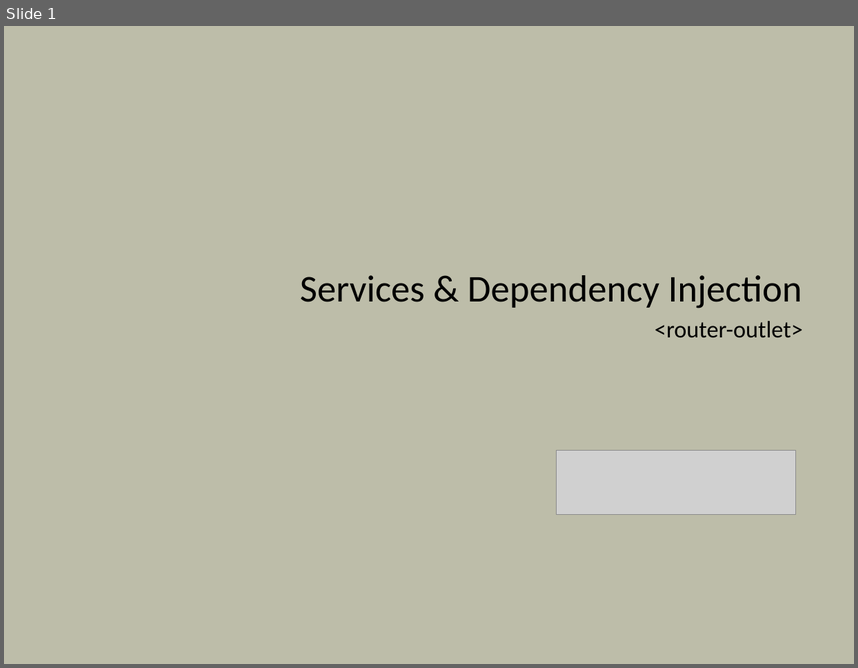
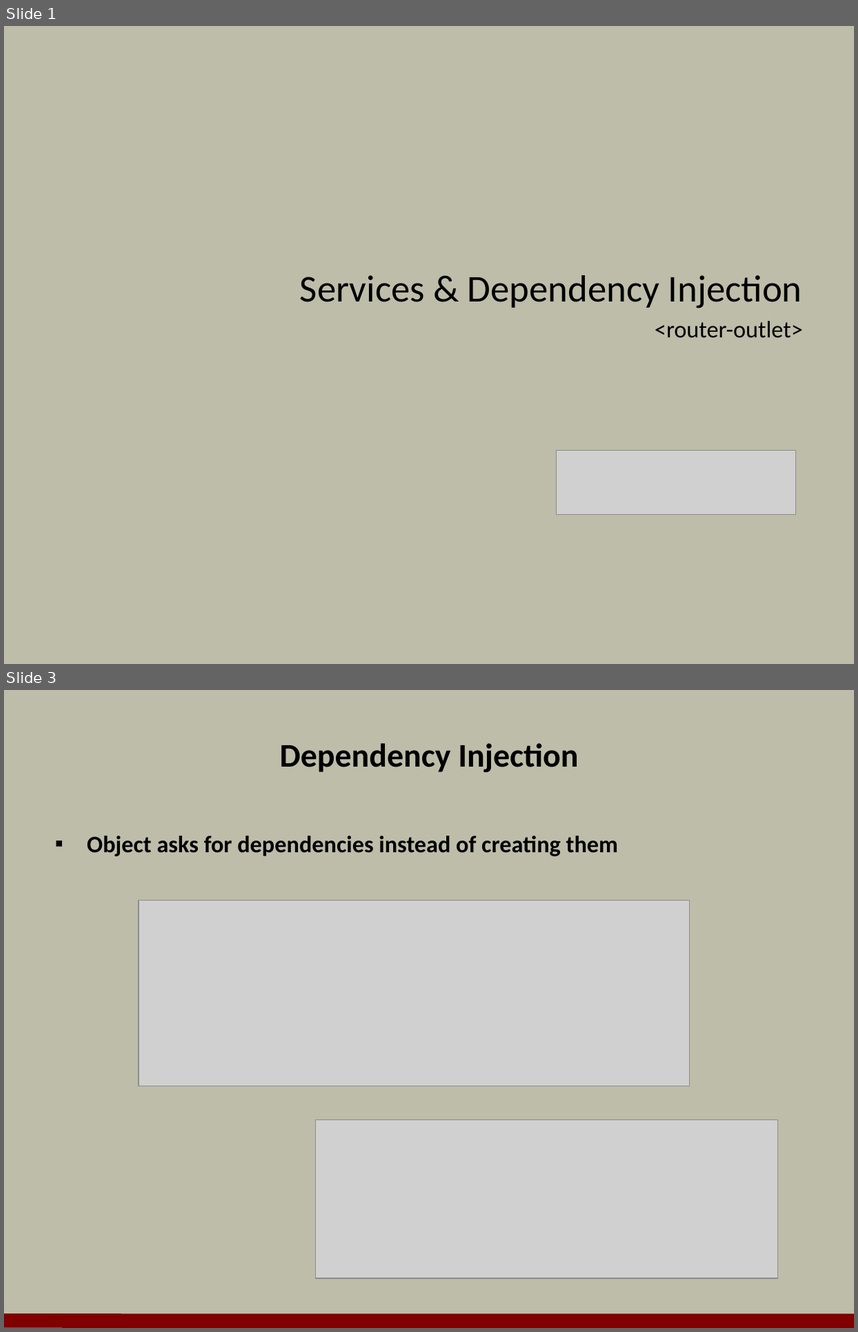
Before and after one commit to OdeToCode/classes, a slide deck: angular2/slides/04_Services_DI.pptx. Shown one above the other, each under a label of ours: slide 1 before the commit, slides 1 and 3 after it; the slides between them are not shown. The pictures are 858x668 and 858x1332 pixels, drawn with LibreOffice and Linux fonts; fonts in the diff are those of the drawing; grey boxes stand for pictures; background and template pictures are left out. Boxes give left, top, right and bottom in pixels: in the first picture for what was removed or moved away, otherwise in the second. Text is boxed around its words. In the diff, an @@ line names an element or a change of style, - is before the commit and + after.

```diff
--- a/angular2/slides/04_Services_DI.pptx
+++ b/angular2/slides/04_Services_DI.pptx
@@ slide 3 added at (4,690,854,1328), background #BDBDA9 @@
@@ title added at (280,743,578,772), 28 pt, text #000000, bold @@
+Dependency Injection
@@ text added at (87,836,618,856), 20 pt, text #000000, bold @@
+▪ Object asks for dependencies instead of creating them
@@ picture added at (139,900,689,1086) @@
@@ picture added at (316,1119,778,1277) @@
@@ line added from (4, 1320) to (854, 1321), #800000 12 pt @@
```
Also in this commit, not shown: 16 other slides added, 1 other file.
